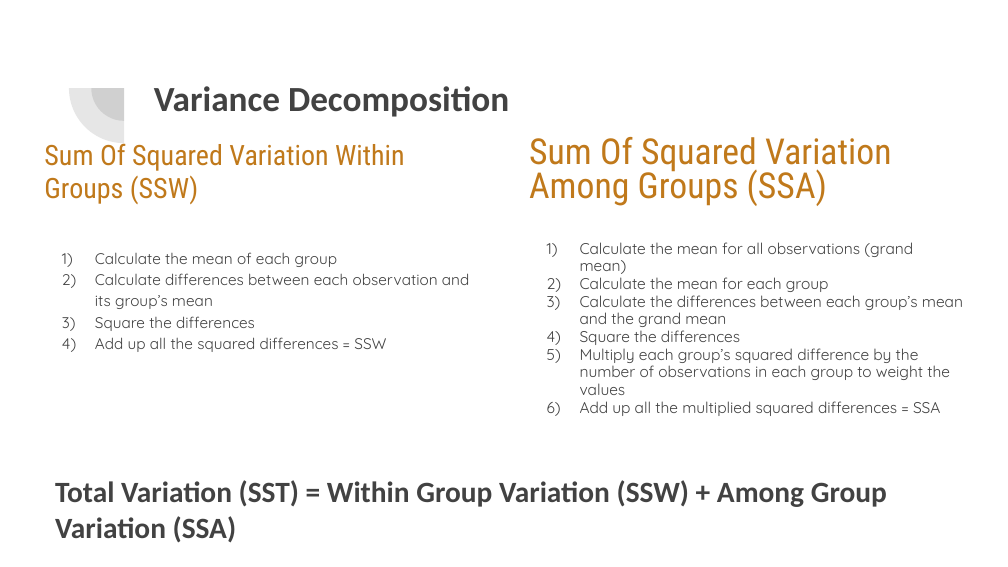
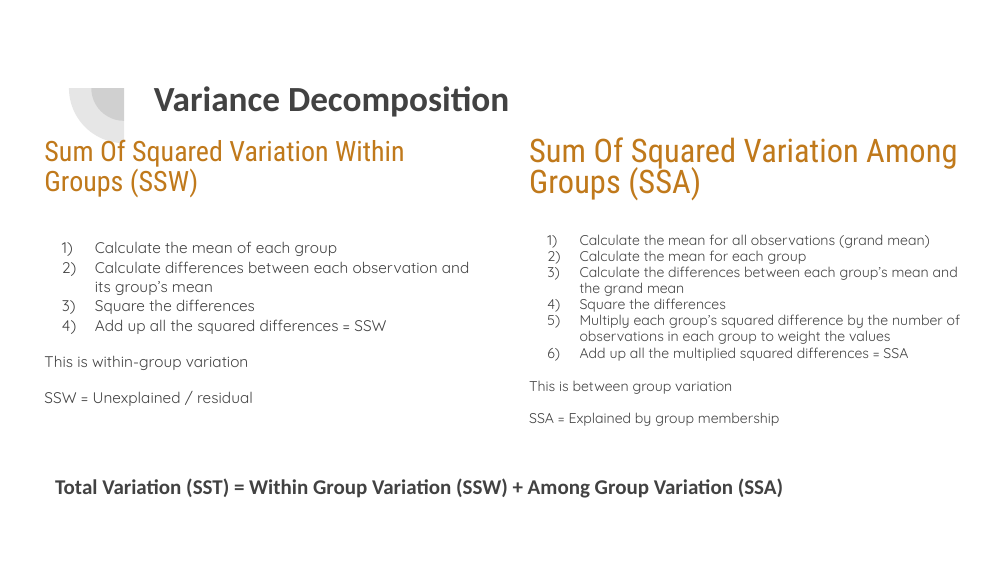
Before and after one commit to rjwrobel86/applied-business-statistics, a slide deck: slide 9 of course-materials/slides/ANOVA.pptx. Drawn at 1008x567 pixels with LibreOffice and Linux fonts; fonts in the diff are those of the drawing. Boxes give left, top, right and bottom in pixels: in the first picture for what was removed or moved away, otherwise in the second. Text is boxed around its words. In the diff, an @@ line names an element or a change of style, - is before the commit and + after.

```diff
--- a/course-materials/slides/ANOVA.pptx
+++ b/course-materials/slides/ANOVA.pptx
@@ text at (44,139,469,334): line spacing 1 to 0.9; line spacing 1.15 to 1.05 @@
@@ text at (529,137,960,361): size 25.5 to 23.2 pt in "Sum Of Squared Variation Among Groups (SSA)"; size 11.1 to 10.1 pt in "Calculate the mean for all observations (grand ...", "Calculate the mean for each group", "Calculate the differences between each group’s mean ...", "Square the differences" and 2 more places; indent changed @@
@@ text at (44,355,253,406): paragraphs added @@
+This is within-group variation
+SSW = Unexplained / residual
@@ text at (529,381,779,426): paragraphs added @@
+This is between group variation
+SSA = Explained by group membership
@@ title "Total Variation (SST) = Within ..." at (55,478,783,498): size 21 to 15 pt @@
```
Also in this commit, not shown: 17 other slides changed, 2 slides added, 1 slide removed, 6 other files.
